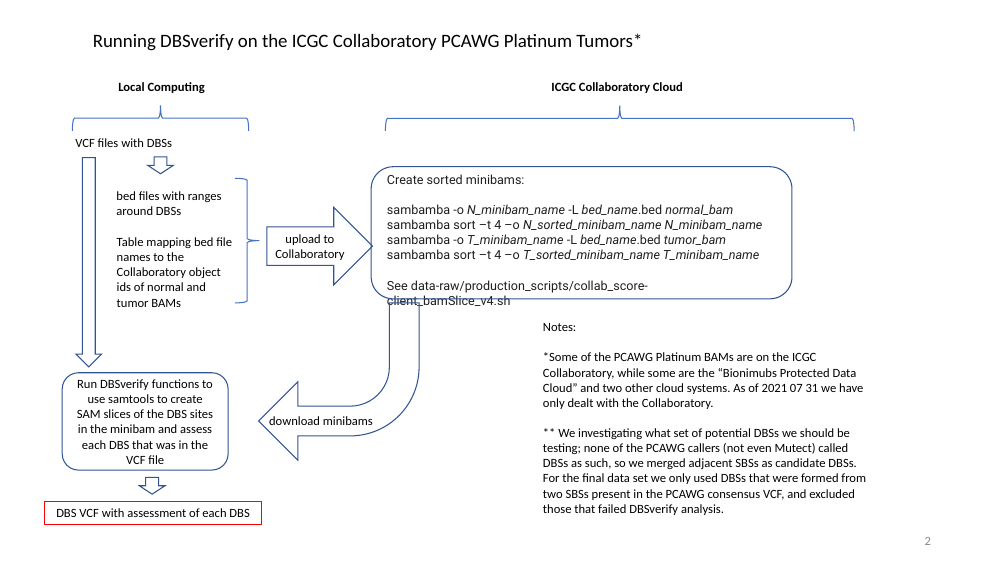
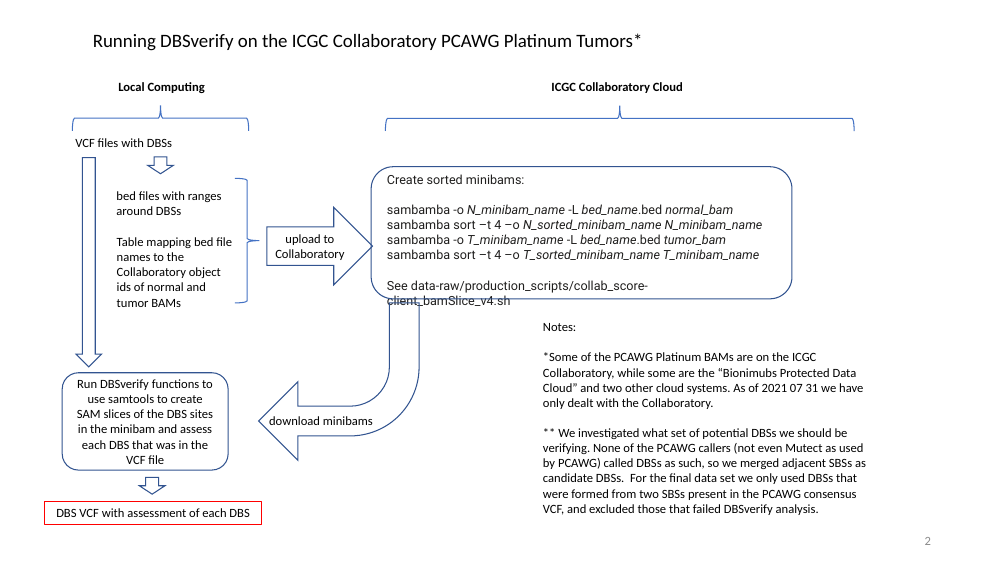
Before and after one commit to steverozen/DBSverify, a slide deck: slide 2 of data-raw/DBSverify.overview.pptx. Drawn at 1008x567 pixels with LibreOffice and Linux fonts; fonts in the diff are those of the drawing. Boxes give left, top, right and bottom in pixels: in the first picture for what was removed or moved away, otherwise in the second. Text is boxed around its words. In the diff, an @@ line names an element or a change of style, - is before the commit and + after.

```diff
--- a/data-raw/DBSverify.overview.pptx
+++ b/data-raw/DBSverify.overview.pptx
@@ text at (x1=543, y1=428, x2=866, y2=515): text changed @@
-** We investigating what set of potential DBSs we should be testing; none of the PCAWG callers (not even Mutect) called DBSs as such, so we merged adjacent SBSs as candidate DBSs.
-For the final data set we only used DBSs that were formed from two SBSs present in the PCAWG consensus VCF, and excluded those that failed DBSverify analysis.
+** We investigated what set of potential DBSs we should be verifying. None of the PCAWG callers (not even Mutect as used by PCAWG) called DBSs as such, so we merged adjacent SBSs as candidate DBSs. For the final data set we only used DBSs that were formed from two SBSs present in the PCAWG consensus VCF, and excluded those that failed DBSverify analysis.
```
Also in this commit, not shown: 3 other slides changed.
